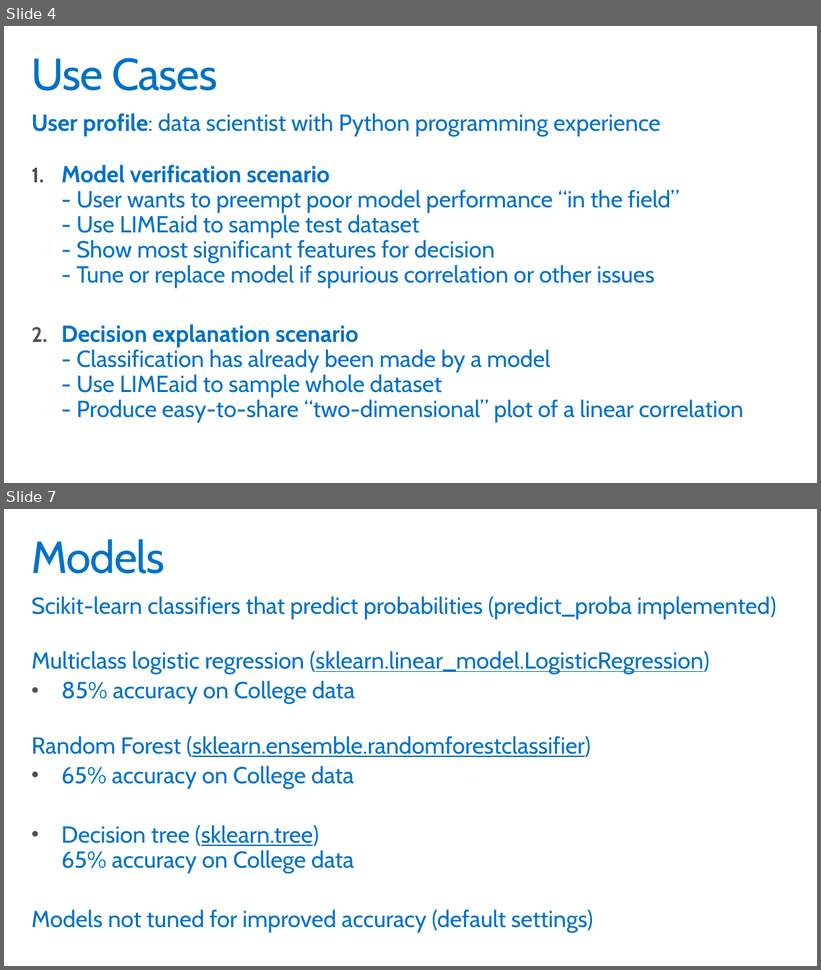
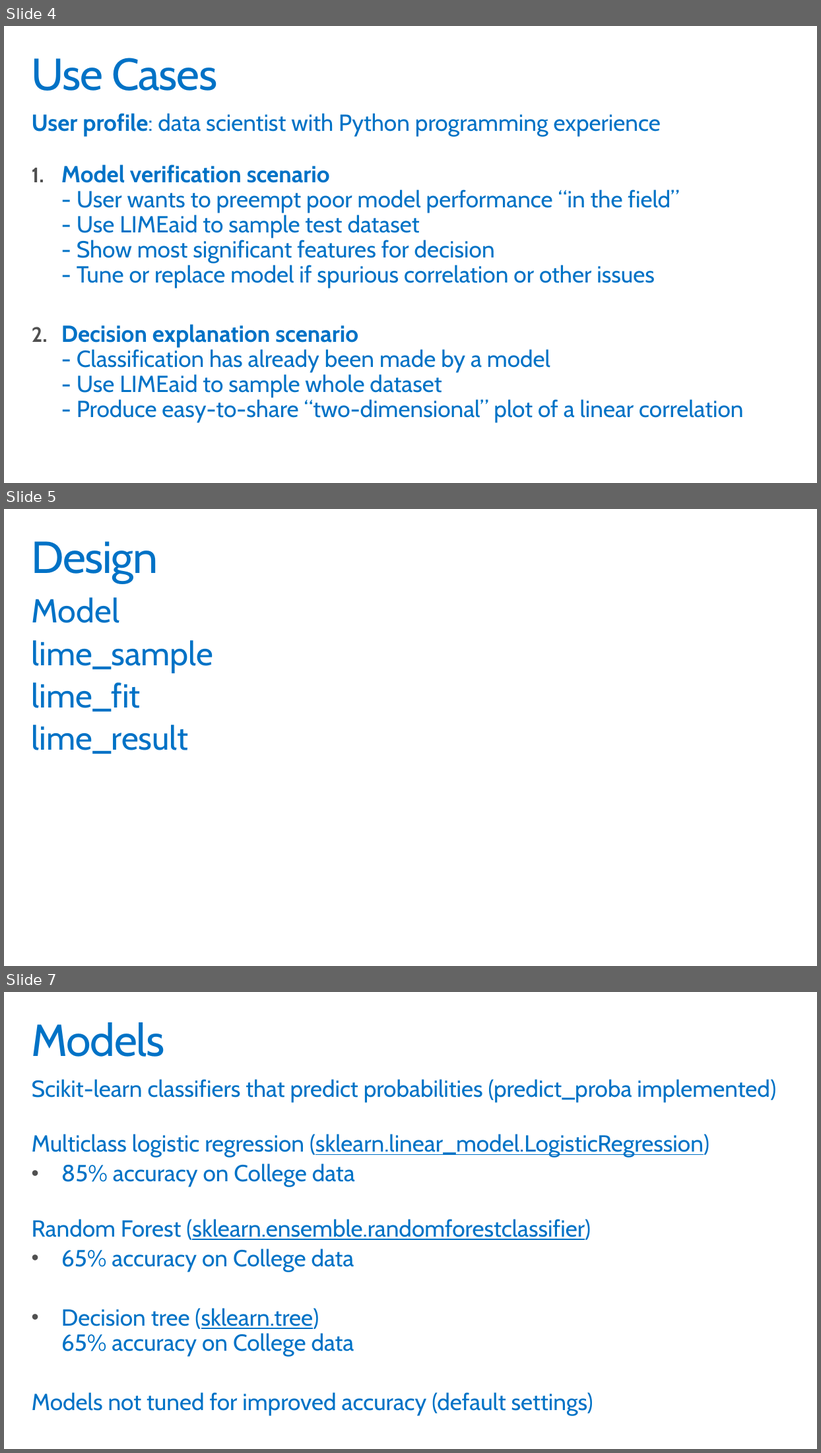
Before and after one commit to PKing70/LIMEaid, a slide deck: docs/LIMEaid_Final.pptx. Shown one above the other, each under a label of ours: slides 4 and 7 before the commit, slides 4, 5 and 7 after it; the slides between them are not shown. The pictures are 821x970 and 821x1453 pixels, drawn with LibreOffice and Linux fonts; fonts in the diff are those of the drawing; background and template pictures are left out. Boxes give left, top, right and bottom in pixels: in the first picture for what was removed or moved away, otherwise in the second. Text is boxed around its words. In the diff, an @@ line names an element or a change of style, - is before the commit and + after.

Commit message:
Add files via upload
Added LIMEaid slide, additional tweaks
Still need Design slide

```diff
--- a/docs/LIMEaid_Final.pptx
+++ b/docs/LIMEaid_Final.pptx
@@ slide 5 added at <box>4,509,817,966</box>, background #FFFFFF @@
@@ title added at <box>32,541,158,583</box>, 54 pt, text #0072C6 @@
+Design
@@ text added at <box>32,597,213,754</box>, 40 pt, text #0072C6 @@
+Model
+lime_sample
+lime_fit
+lime_result
```
Also in this commit, not shown: 2 slides changed, 1 slide removed, 1 other file.
